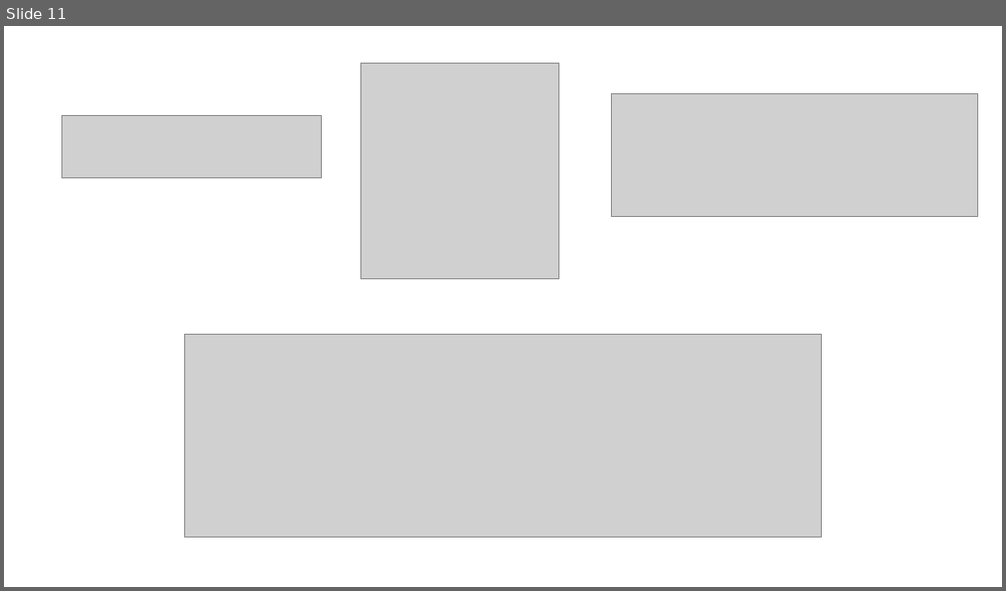
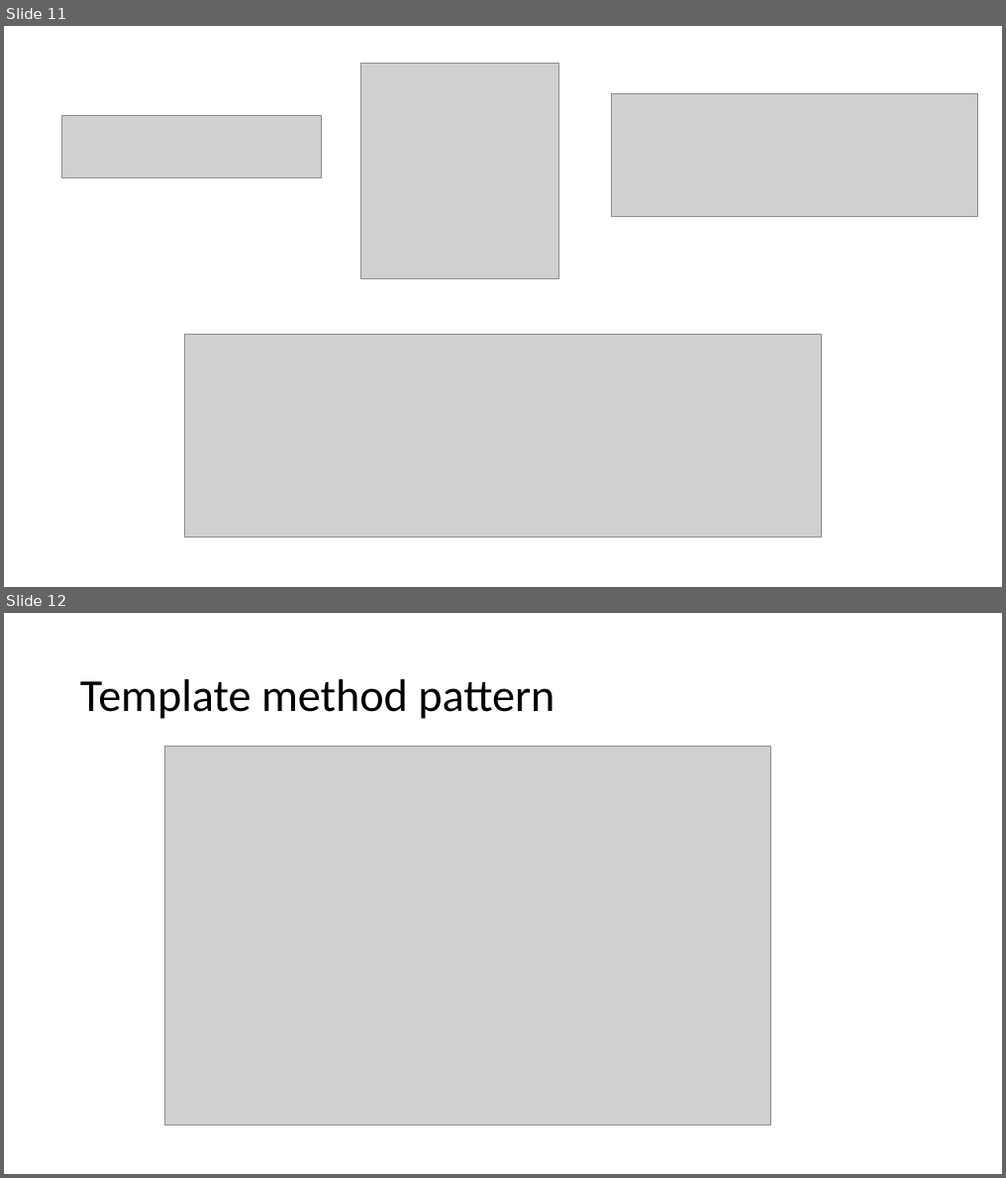
Before and after one commit to alco139/asos, a slide deck: Prezentacia.pptx. Shown one above the other, each under a label of ours: slide 11 before the commit, slides 11 and 12 after it. The pictures are 1006x591 and 1006x1178 pixels, drawn with LibreOffice and Linux fonts; fonts in the diff are those of the drawing; grey boxes stand for pictures. Boxes give left, top, right and bottom in pixels: in the first picture for what was removed or moved away, otherwise in the second. Text is boxed around its words. In the diff, an @@ line names an element or a change of style, - is before the commit and + after.

```diff
--- a/Prezentacia.pptx
+++ b/Prezentacia.pptx
@@ slide 12 added at <box>4,613,1002,1174</box>, background #FFFFFF @@
@@ title added at <box>80,679,554,719</box>, 44 pt, text #000000 @@
+Template method pattern
@@ picture added at <box>165,747,771,1125</box> @@
```
Also in this commit, not shown: 5 other slides added.
